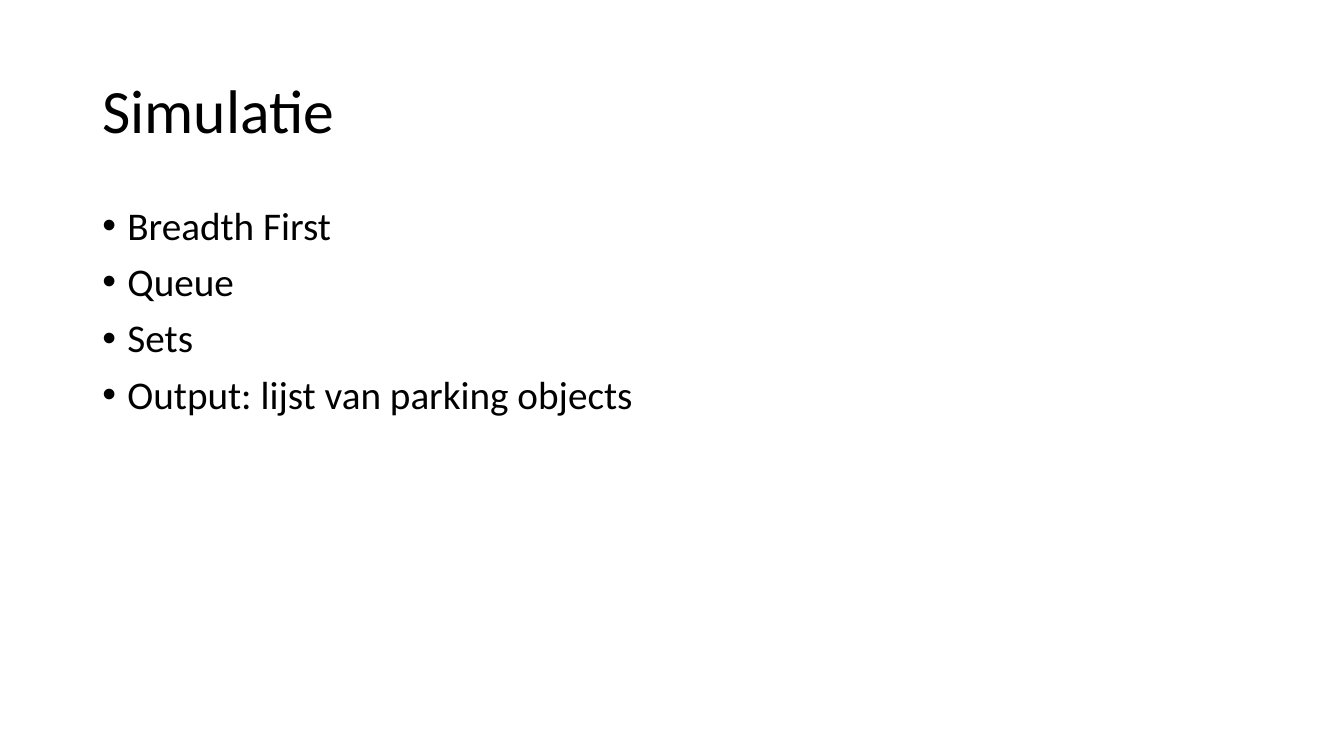
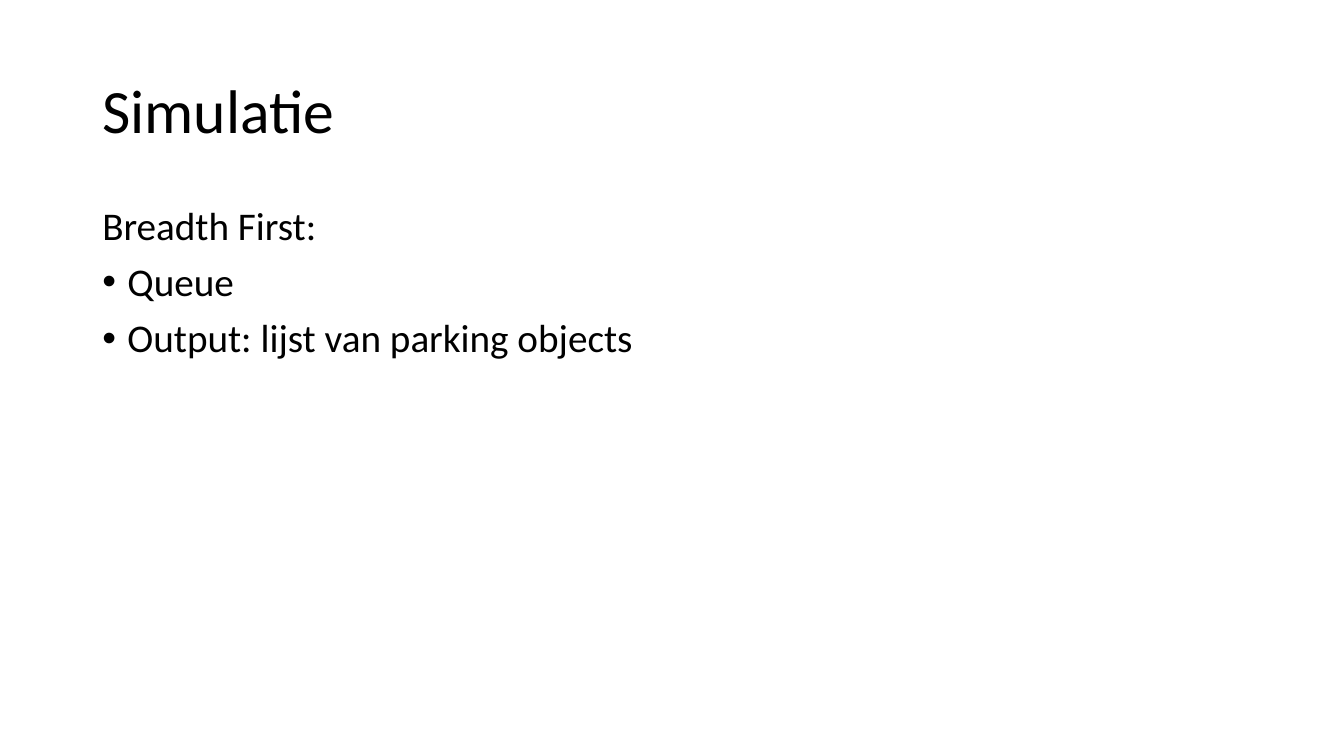
Before and after one commit to SjoerdvanderHeijden/Formule-i, a slide deck: slide 7 of PresRushHour1.ppt (slide 6 before the commit). Drawn at 1344x756 pixels with LibreOffice and Linux fonts; fonts in the diff are those of the drawing. Boxes give left, top, right and bottom in pixels: in the first picture for what was removed or moved away, otherwise in the second. Text is boxed around its words. In the diff, an @@ line names an element or a change of style, - is before the commit and + after.

```diff
--- a/PresRushHour1.ppt
+++ b/PresRushHour1.ppt
@@ text at (102,212,316,241): text changed @@
-• Breadth First
+Breadth First:
@@ text at (127,326,193,353): paragraph removed @@
-• Sets
```
Also in this commit, not shown: 2 slides added, 1 slide removed.
